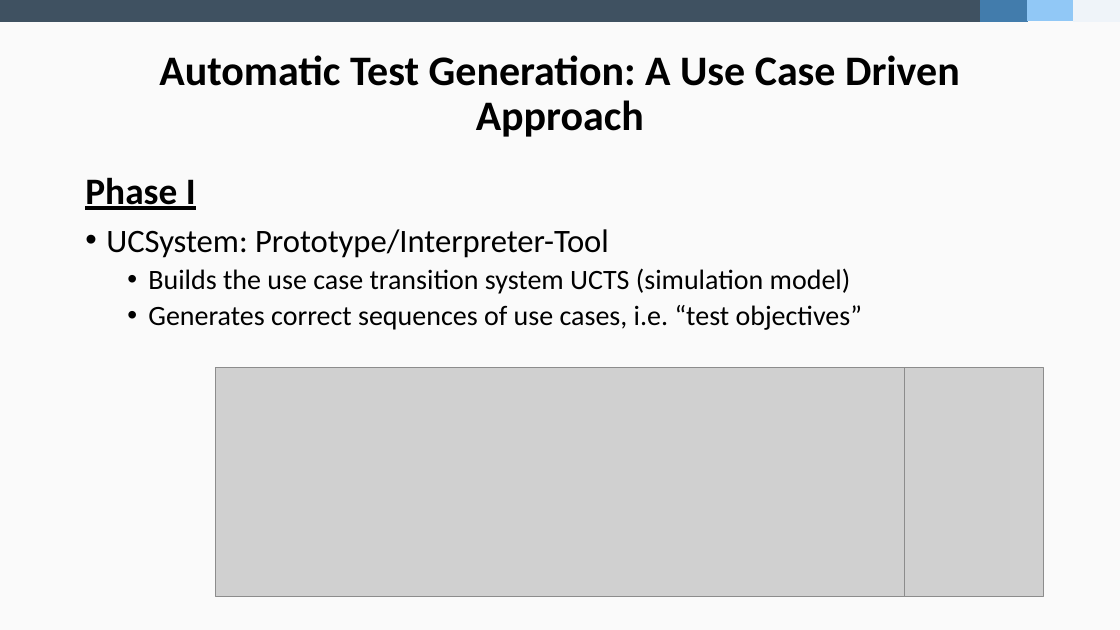
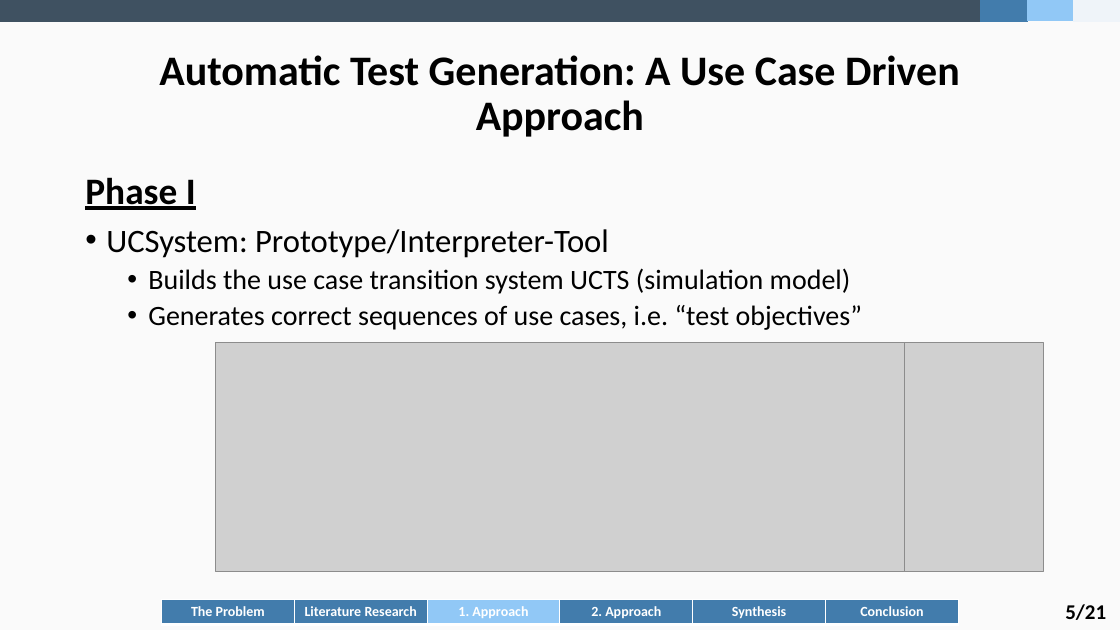
Before and after one commit to fidsusj/SWE-Seminar, a slide deck: slide 7 of doc/Final Presentation F. Hausberger.pptx (slide 6 before the commit). Drawn at 1120x630 pixels with LibreOffice and Linux fonts; fonts in the diff are those of the drawing; grey boxes stand for pictures. Boxes give left, top, right and bottom in pixels: in the first picture for what was removed or moved away, otherwise in the second. Text is boxed around its words. In the diff, an @@ line names an element or a change of style, - is before the commit and + after.

```diff
--- a/doc/Final Presentation F. Hausberger.pptx
+++ b/doc/Final Presentation F. Hausberger.pptx
@@ picture: place and size @@
-picture at <box>216,368,905,597</box>
+picture at <box>216,343,905,572</box>
@@ picture: place and size @@
-picture at <box>443,368,1043,597</box>
+picture at <box>443,343,1043,572</box>
@@ table added at <box>161,599,958,624</box>, 1 rows, 6 columns @@
+The Problem | Literature Research | 1. Approach | 2. Approach | Synthesis | Conclusion
@@ text added at <box>1065,604,1106,620</box>, 18 pt, text #000000, bold @@
+5/21
```
Also in this commit, not shown: 22 other slides changed, 1 slide added.
